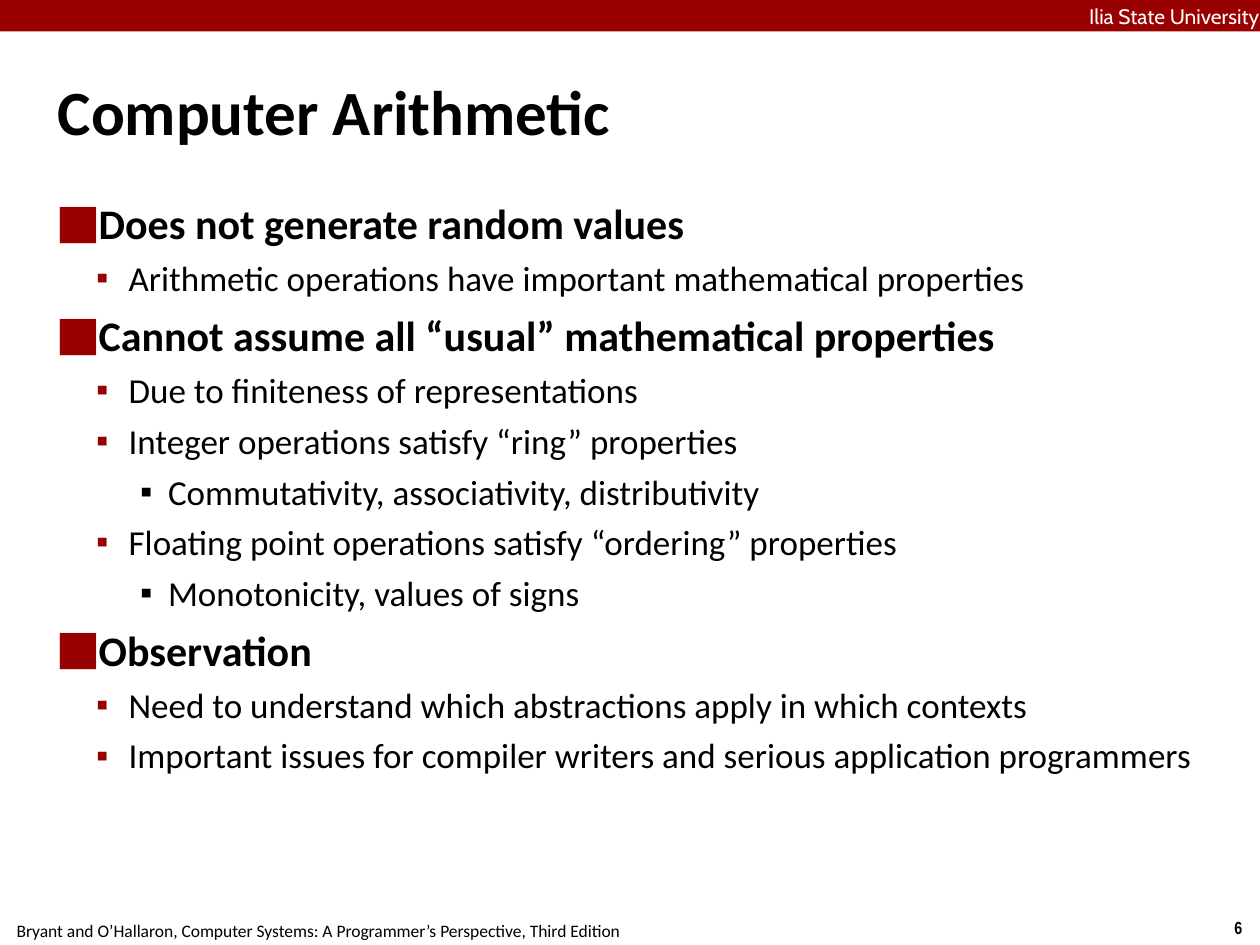
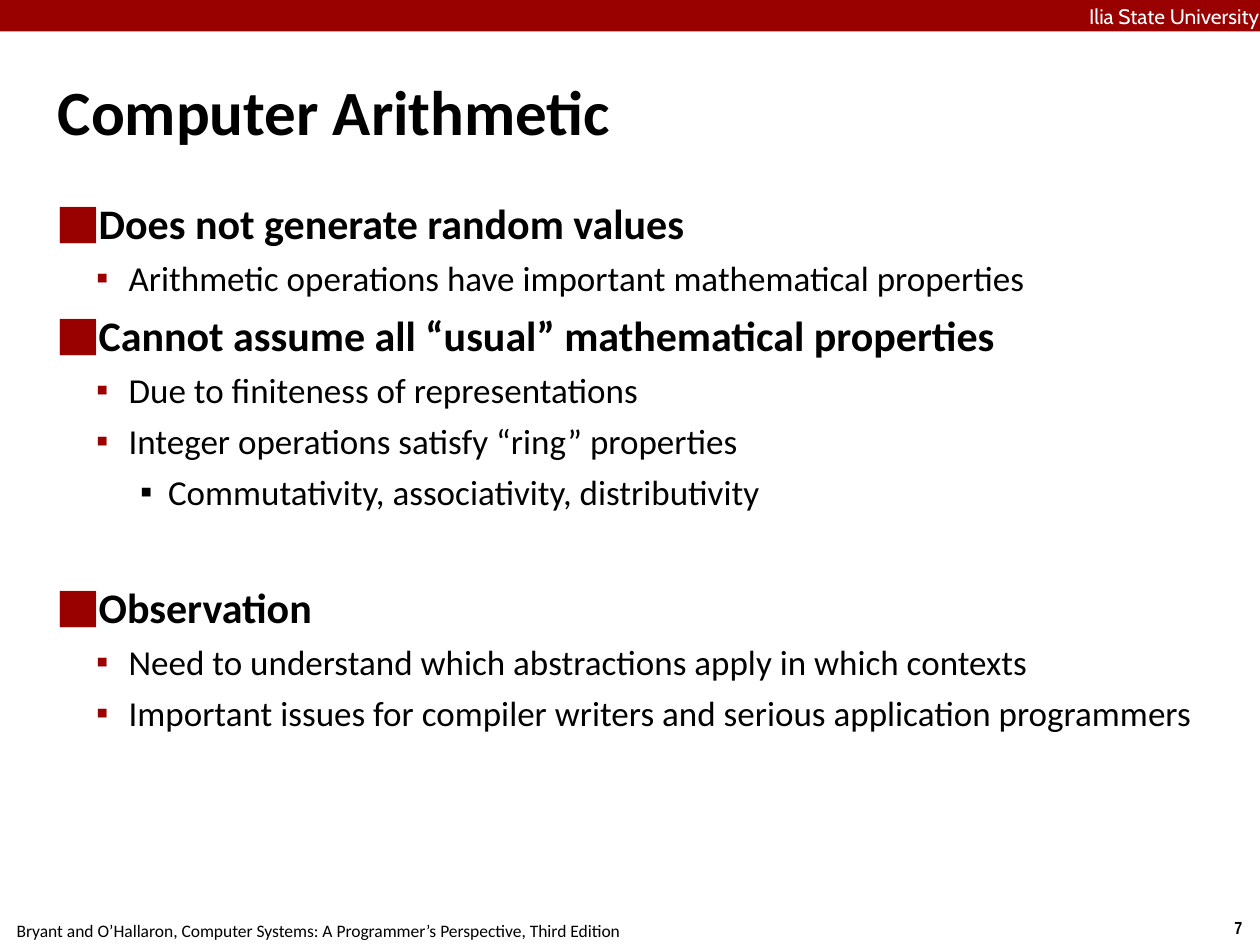
Before and after one commit to abstraction-builder/Fall2022, a slide deck: slide 7 of weekly-material/Week1/Lec1/01-overview.pptx (slide 6 before the commit). Drawn at 1260x945 pixels with LibreOffice and Linux fonts; fonts in the diff are those of the drawing. Boxes give left, top, right and bottom in pixels: in the first picture for what was removed or moved away, otherwise in the second. Text is boxed around its words. In the diff, an @@ line names an element or a change of style, - is before the commit and + after.

```diff
--- a/weekly-material/Week1/Lec1/01-overview.pptx
+++ b/weekly-material/Week1/Lec1/01-overview.pptx
@@ text at box(129, 530, 896, 612): paragraphs removed @@
-  ▪ Floating point operations satisfy “ordering” properties
-    ▪ Monotonicity, values of signs
@@ page number at box(1234, 922, 1242, 934): text changed @@
-6
+7
```
Also in this commit, not shown: 1 other slide changed, 1 slide added.
